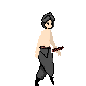
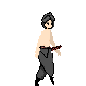
Two versions of the same layered image (86x86). Layer-by-layer changes:
painted on "pé da frente" over [51, 45, 64, 52]
painted on "calças" over [51, 45, 64, 52]
painted on "pé de trás" over [51, 45, 64, 52]
